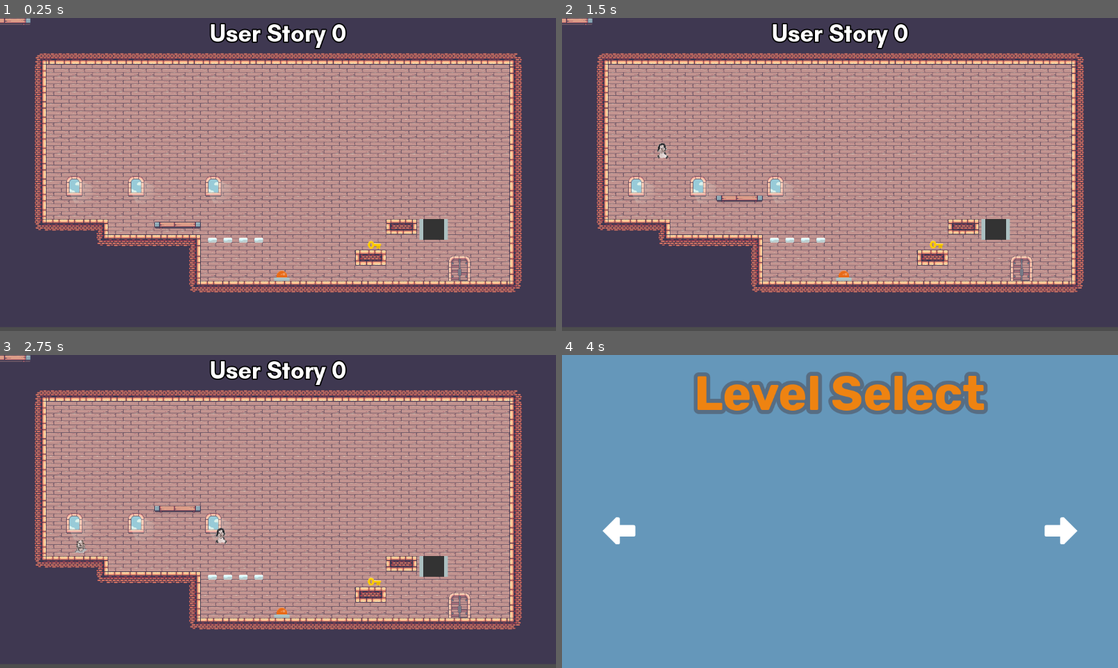
Above: before the commit, frames 1-4 (two rows, left to right).
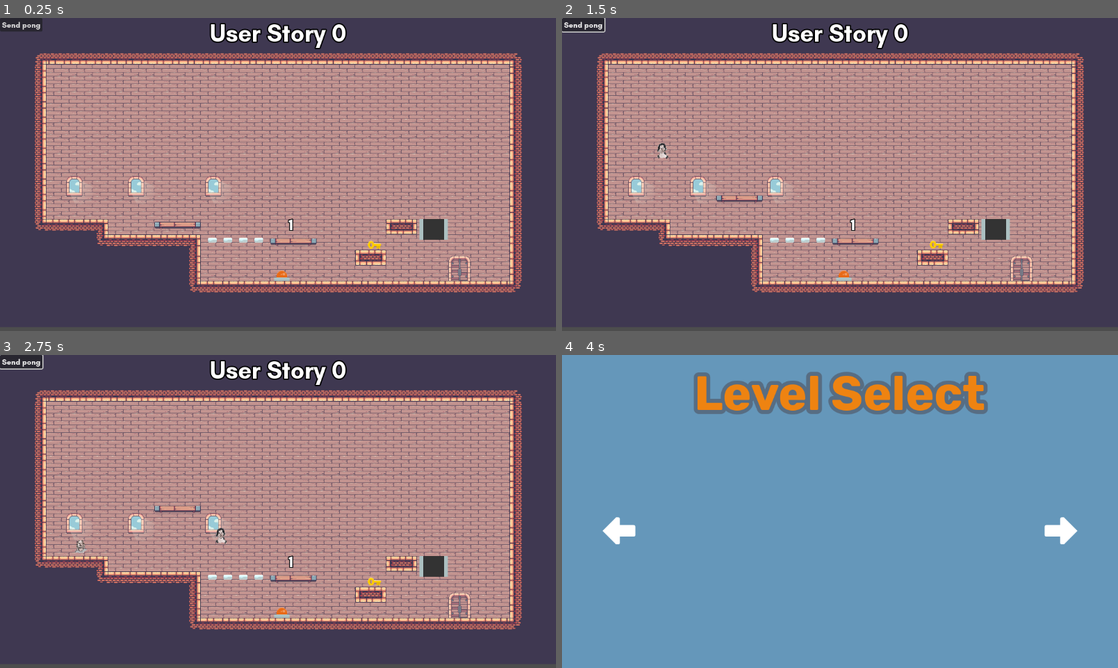
Above: after the commit, the same moments.

Repository: quimnuss/sompics
Game: Godot game, scene res://scenes/playground.tscn
Two runs of this game, one before a commit and one after it. Both use one fixed random seed, a clock stepped at 60 frames per second and the inputs below. The project has no main scene, so this scene is started directly.
Inputs (mouse positions are in pixels of both pictures, inside the frame that each line leads up to):
- Up to frame 1 (0.25 s): no input
- Up to frame 2 (1.5 s): click (584, 24) at 0.5 s, where only the run after the commit has a clickable "Send pong"; move the mouse to (962, 158) at 1.27 s; hold D (move_right) from 1.28 s (still down); tap W (jump) at 1.35 s; click (962, 158) at 1.42 s
- Up to frame 3 (2.75 s): keep holding D (move_right); tap W (jump) at 1.52, 1.82, 2.27, 2.3, 2.57 s; move the mouse to (166, 527) at 2.02 s; tap E (drop) at 2.1 s
- Up to frame 4 (4 s): move the mouse to (895, 442) at 2.77 s; release D (move_right) at 2.78 s; hold A (move_left) 2.78-3.5 s; hold J (level_select) 2.78-3.5 s; tap W (jump) at 3.05 s; click (1062, 530) at 3.5 s

The runs differ from the first frame. In frame 1, 0.5% of the frame differs, in the area x 0-57%, y 0-73%; in frame 2, 0.5%; in frame 3, 0.5%; in frame 4, nothing differs.
Error after the commit: Invalid access to property or key 'text' on a base object of type 'null instance'. (res://networking/debug_client.gd:10)

Commit message:
new: networking websocket server

Diff:
--- a/actors/pic.tscn
+++ b/actors/pic.tscn
@@ -163,6 +163,21 @@
 "name": &"run_short",
 "speed": 5.0
 }]
+
+[sub_resource type="Animation" id="Animation_fb4sd"]
+length = 0.001
+tracks/0/type = "value"
+tracks/0/imported = false
+tracks/0/enabled = true
+tracks/0/path = NodePath("Head:offset")
+tracks/0/interp = 1
+tracks/0/loop_wrap = true
+tracks/0/keys = {
+"times": PackedFloat32Array(0),
+"transitions": PackedFloat32Array(1),
+"update": 0,
+"values": [Vector2(0, 0)]
+}
 
 [sub_resource type="Animation" id="Animation_q8xk1"]
 resource_name = "idle"
@@ -181,21 +196,6 @@
 "values": [Vector2(0, 0), Vector2(0, -3), Vector2(0, 0)]
 }
 
-[sub_resource type="Animation" id="Animation_fb4sd"]
-length = 0.001
-tracks/0/type = "value"
-tracks/0/imported = false
-tracks/0/enabled = true
-tracks/0/path = NodePath("Head:offset")
-tracks/0/interp = 1
-tracks/0/loop_wrap = true
-tracks/0/keys = {
-"times": PackedFloat32Array(0),
-"transitions": PackedFloat32Array(1),
-"update": 0,
-"values": [Vector2(0, 0)]
-}
-
 [sub_resource type="AnimationLibrary" id="AnimationLibrary_cx35m"]
 _data = {
 "RESET": SubResource("Animation_fb4sd"),
--- /dev/null
+++ b/networking/debug_client.gd
@@ -0,0 +1,32 @@
+extends Node
+
+## The URL we will connect to.
+var websocket_url := "ws://localhost:9080"
+
+var socket := WebSocketPeer.new()
+
+func log_message(message: String) -> void:
+    var time := "[color=#aaaaaa] %s |[/color] " % Time.get_time_string_from_system()
+    %TextClient.text += time + message + "\n"
+
+
+func _ready() -> void:
+    if socket.connect_to_url(websocket_url) != OK:
+        log_message("Unable to connect.")
+        set_process(false)
+
+
+func _process(_delta: float) -> void:
+    socket.poll()
+
+    if socket.get_ready_state() == WebSocketPeer.STATE_OPEN:
+        while socket.get_available_packet_count():
+            log_message(socket.get_packet().get_string_from_ascii())
+
+
+func _exit_tree() -> void:
+    socket.close()
+
+
+func _on_button_ping_pressed() -> void:
+    socket.send_text("Ping")
--- /dev/null
+++ b/networking/websocket_controller.gd
@@ -0,0 +1,46 @@
+extends Node
+
+
+const DEF_PORT = 8080
+const PROTO_NAME = "ludus"
+
+var peer := WebSocketMultiplayerPeer.new()
+
+signal peer_connected(id: int)
+signal peer_disconnected(id: int)
+
+
+func _init() -> void:
+    peer.supported_protocols = ["ludus"]
+
+func _on_Host_pressed() -> void:
+    multiplayer.multiplayer_peer = null
+    var result : Error = peer.create_server(DEF_PORT)
+    print(result)
+
+func _ready() -> void:
+    multiplayer.peer_connected.connect(_peer_connected)
+    multiplayer.peer_disconnected.connect(_peer_disconnected)
+    multiplayer.server_disconnected.connect(_close_network)
+    multiplayer.connection_failed.connect(_close_network)
+
+
+func _peer_connected(id: int) -> void:
+    print("Connected %d" % id)
+    peer_connected.emit(id)
+
+
+func _peer_disconnected(id: int) -> void:
+    print("Disconnected %d" % id)
+    peer_disconnected.emit(id)
+
+
+func _close_network() -> void:
+    #stop_game()
+    print("Close network")
+    multiplayer.multiplayer_peer = null
+    peer.close()
+
+
+func _on_button_pressed():
+    _on_Host_pressed()
--- /dev/null
+++ b/networking/websocket_controller.tscn
@@ -0,0 +1,13 @@
+[gd_scene load_steps=2 format=3 uid="uid://dvk8b5cp4fxkq"]
+
+[ext_resource type="Script" path="res://networking/websocket_controller.gd" id="1_ndx5b"]
+
+[node name="WebsocketController" type="Node2D"]
+script = ExtResource("1_ndx5b")
+
+[node name="Button" type="Button" parent="."]
+offset_right = 8.0
+offset_bottom = 8.0
+text = "Create Server"
+
+[connection signal="pressed" from="Button" to="." method="_on_button_pressed"]
--- /dev/null
+++ b/networking/websocket_minimal_controller.gd
@@ -0,0 +1,43 @@
+extends Node
+
+# The port we will listen to.
+const PORT = 9080
+var tcp_server := TCPServer.new()
+var socket := WebSocketPeer.new()
+
+
+func log_message(message):
+    var time = "[color=#aaaaaa] %s [/color]" % Time.get_time_string_from_system()
+    prints('[server]' + time + message + "\n")
+
+
+func _ready():
+    if tcp_server.listen(PORT) != OK:
+        log_message("Unable to start server.")
+        set_process(false)
+
+
+func _process(_delta):
+    while tcp_server.is_connection_available():
+        var conn: StreamPeerTCP = tcp_server.take_connection()
+        assert(conn != null)
+        socket.accept_stream(conn)
+
+    socket.poll()
+
+    if socket.get_ready_state() == WebSocketPeer.STATE_OPEN:
+        while socket.get_available_packet_count():
+            log_message(socket.get_packet().get_string_from_ascii())
+
+
+func _exit_tree():
+    socket.close()
+    tcp_server.stop()
+
+
+func _on_button_pong_pressed():
+    socket.send_text("Pong")
+    var jump_event = InputEventAction.new()
+    jump_event.action = "jump"
+    jump_event.pressed = true
+    Input.parse_input_event(jump_event)
--- /dev/null
+++ b/networking/websocket_minimal_controller.tscn
@@ -0,0 +1,17 @@
+[gd_scene load_steps=3 format=3 uid="uid://7c3tu4o8qqlf"]
+
+[ext_resource type="Script" path="res://networking/websocket_minimal_controller.gd" id="1_231af"]
+[ext_resource type="Script" path="res://networking/debug_client.gd" id="2_36vuk"]
+
+[node name="WebsocketMinimalController" type="Node2D"]
+script = ExtResource("1_231af")
+
+[node name="DebugClient" type="Node" parent="."]
+script = ExtResource("2_36vuk")
+
+[node name="Button" type="Button" parent="DebugClient"]
+offset_right = 8.0
+offset_bottom = 8.0
+text = "Send pong"
+
+[connection signal="pressed" from="DebugClient/Button" to="DebugClient" method="_on_button_ping_pressed"]
--- a/scenes/playground.tscn
+++ b/scenes/playground.tscn
@@ -12,6 +12,7 @@
 [ext_resource type="PackedScene" uid="uid://c5erylmd5leup" path="res://actors/drop_box.tscn" id="9_5ywgi"]
 [ext_resource type="PackedScene" uid="uid://4x0l8tl5cstu" path="res://actors/weight_platform.tscn" id="10_qsupa"]
 [ext_resource type="PackedScene" uid="uid://bh44brmlp1s8k" path="res://actors/platform.tscn" id="11_sskg7"]
+[ext_resource type="PackedScene" uid="uid://7c3tu4o8qqlf" path="res://networking/websocket_minimal_controller.tscn" id="13_qgk6o"]
 
 [sub_resource type="RectangleShape2D" id="RectangleShape2D_xp76t"]
 size = Vector2(60, 42)
@@ -76,9 +77,12 @@
 position = Vector2(536, 464)
 
 [node name="WeightPlatform" parent="." instance=ExtResource("10_qsupa")]
+position = Vector2(592, 456)
 
 [node name="Platform" parent="." instance=ExtResource("11_sskg7")]
 position = Vector2(352, 432)
 
+[node name="WebsocketMinimalController" parent="." instance=ExtResource("13_qgk6o")]
+
 [connection signal="button_pressed" from="Button" to="." method="_on_button_button_pressed"]
 [connection signal="body_entered" from="Area2D" to="Area2D" method="_on_body_entered"]
Not shown: 1 places in scenes/playground.tscn that only renumber resources
